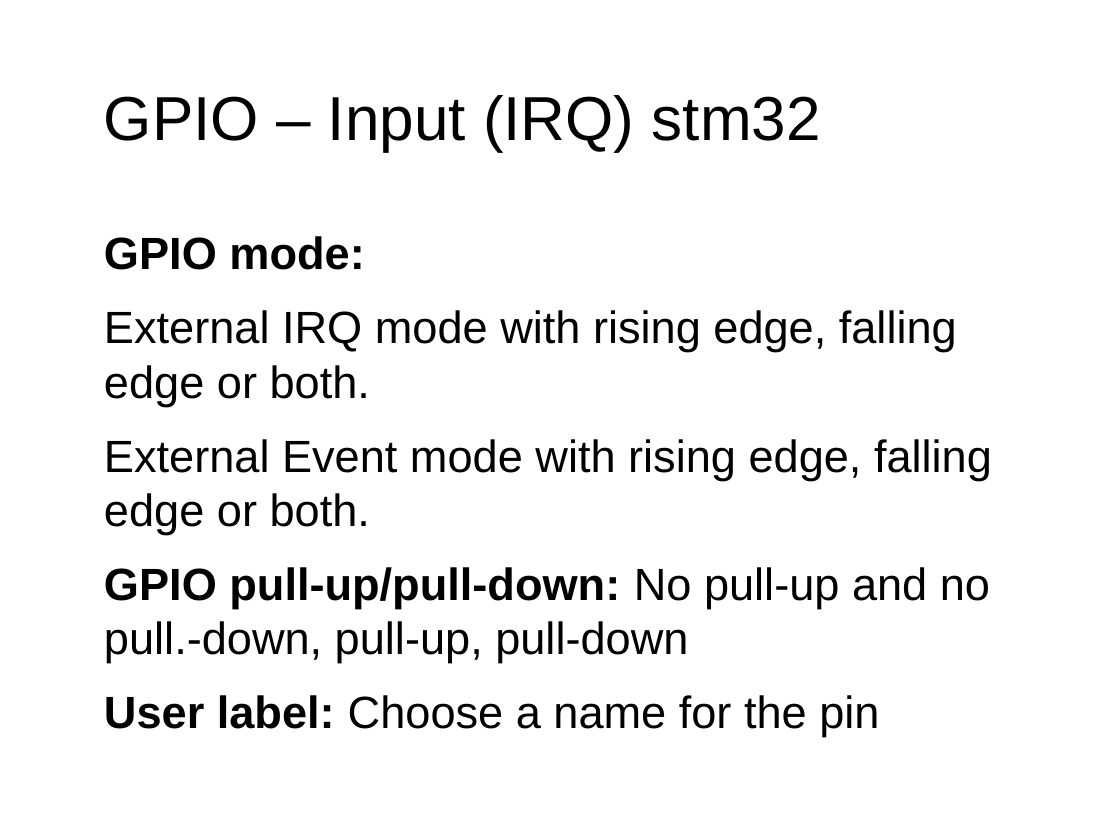
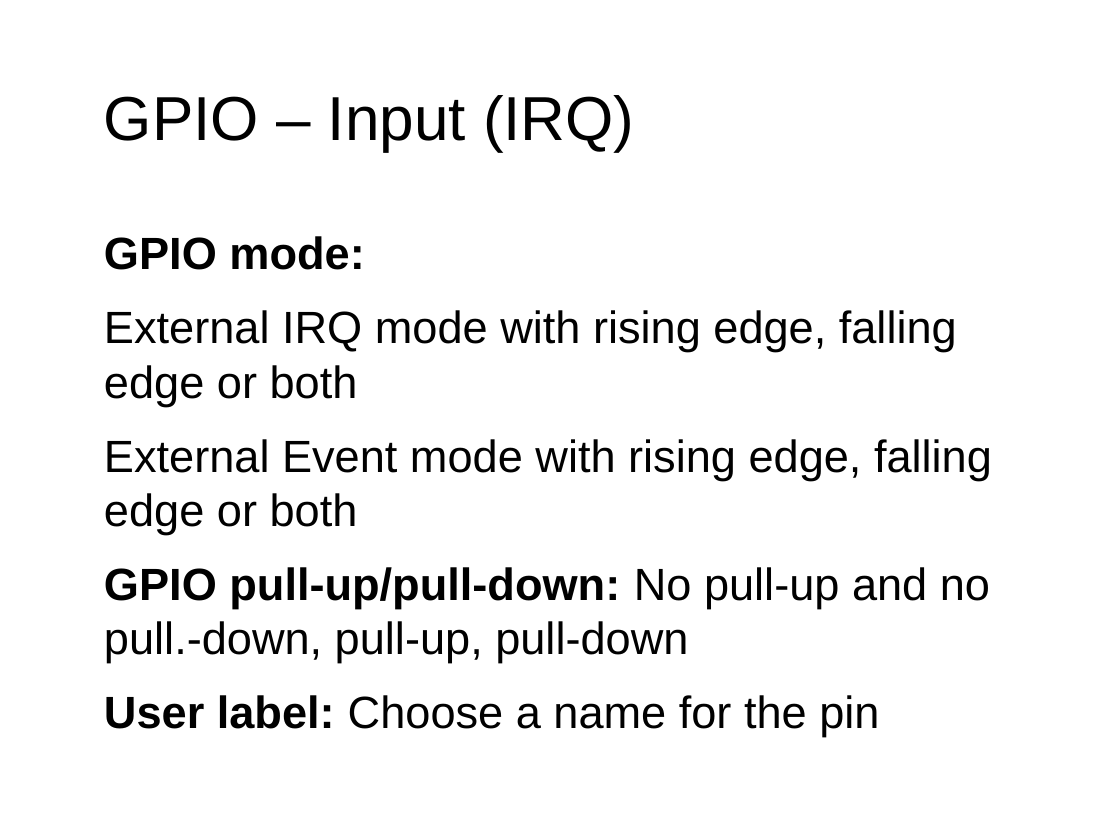
Before and after one commit to exclude-stm32course/Project-1, a slide deck: slide 11 of Docs/lecture.odp. Drawn at 1120x840 pixels with LibreOffice and Linux fonts; fonts in the diff are those of the drawing; background and template pictures are left out. Boxes give left, top, right and bottom in pixels: in the first picture for what was removed or moved away, otherwise in the second. Text is boxed around its words. In the diff, an @@ line names an element or a change of style, - is before the commit and + after.

```diff
--- a/Docs/lecture.odp
+++ b/Docs/lecture.odp
@@ title at <box>104,95,635,151</box>: text changed @@
-● GPIO – Input (IRQ) stm32
+● GPIO – Input (IRQ)
@@ text at <box>104,310,992,535</box>: text changed @@
-● External IRQ mode with rising edge, falling edge or both.
-● External Event mode with rising edge, falling edge or both.
+● External IRQ mode with rising edge, falling edge or both
+● External Event mode with rising edge, falling edge or both
```
Also in this commit, not shown: 9 other slides changed, 1 slide added, 26 other files.
